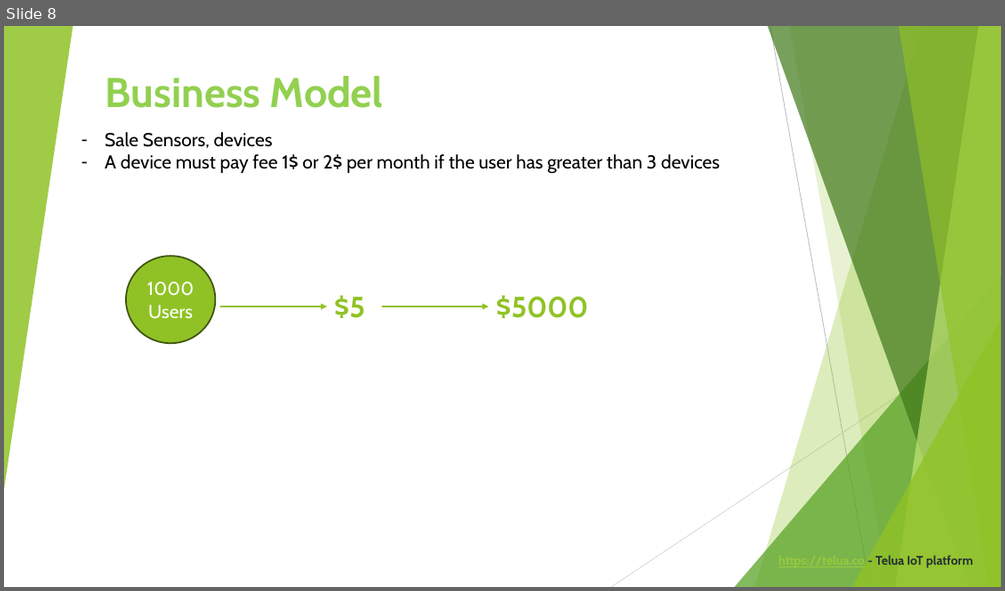
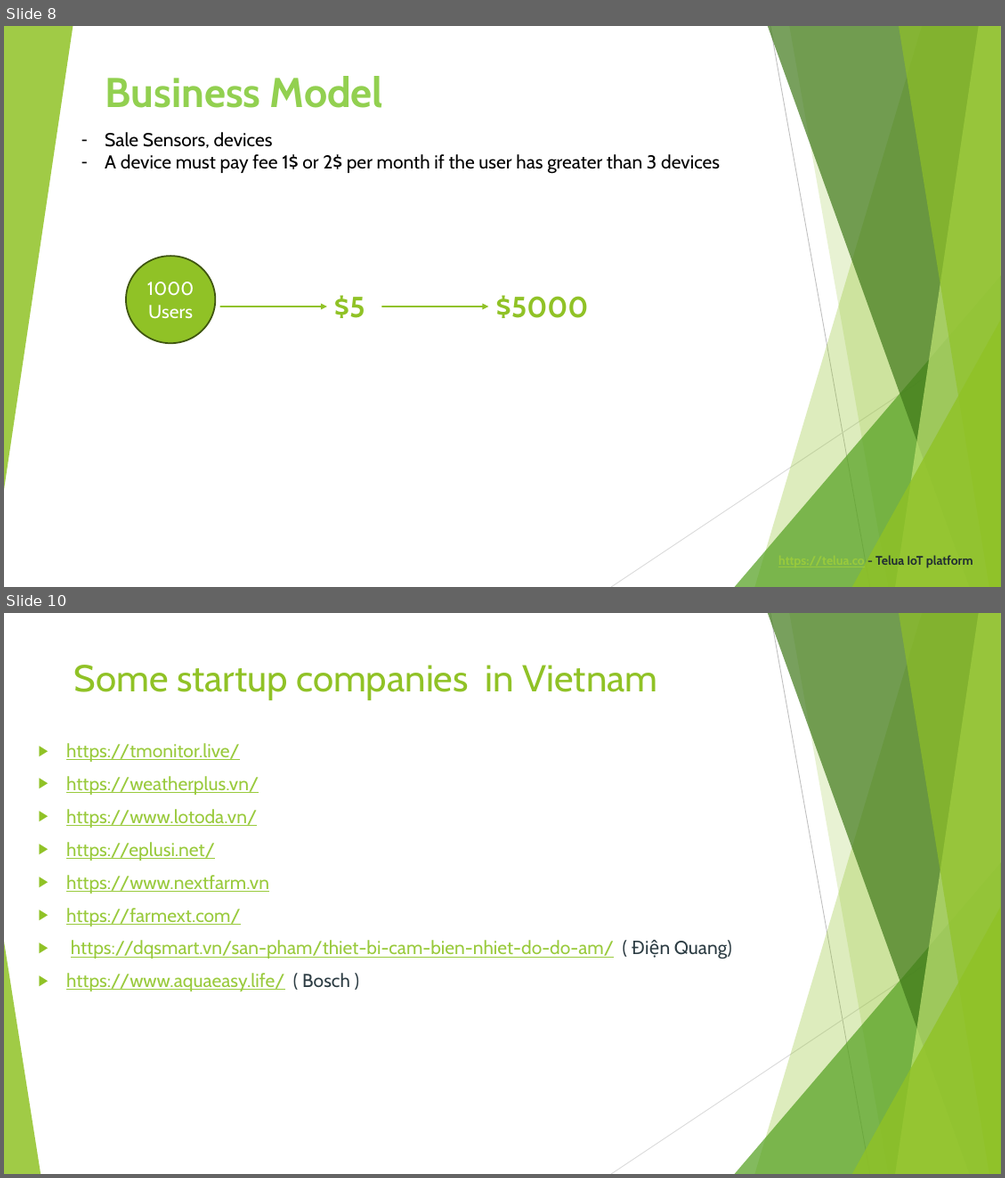
Before and after one commit to letrthong/telua_esp32_sensor, a slide deck: esp32_hardware/Telua_Pitch_Deck.pptx. Shown one above the other, each under a label of ours: slide 8 before the commit, slides 8 and 10 after it; the slides between them are not shown. The pictures are 1005x591 and 1005x1178 pixels, drawn with LibreOffice and Linux fonts; fonts in the diff are those of the drawing. Boxes give left, top, right and bottom in pixels: in the first picture for what was removed or moved away, otherwise in the second. Text is boxed around its words. In the diff, an @@ line names an element or a change of style, - is before the commit and + after.

```diff
--- a/esp32_hardware/Telua_Pitch_Deck.pptx
+++ b/esp32_hardware/Telua_Pitch_Deck.pptx
@@ slide 10 added at (x1=4, y1=613, x2=1001, y2=1174), background #FFFFFF; not listed: 9 template elements that a slide beside it also shows @@
@@ title added at (x1=74, y1=665, x2=658, y2=700), 36 pt, text #90C226 @@
+Some startup companies in Vietnam
@@ text added at (x1=66, y1=743, x2=732, y2=991), 18 pt, text #99CA3C, underline @@
+▶ https://tmonitor.live/
+▶ https://weatherplus.vn/
+▶ https://www.lotoda.vn/
+▶ https://eplusi.net/
+▶ https://www.nextfarm.vn
+▶ https://farmext.com/
+▶ https://dqsmart.vn/san-pham/thiet-bi-cam-bien-nhiet-do-do-am/ ( Điện Quang)
+▶ https://www.aquaeasy.life/ ( Bosch )
@@ triangle added at (x1=4, y1=941, x2=40, y2=1174), fill #90C226 at 85% opacity @@
```
Also in this commit, not shown: 4 slides changed, 1 other file.
